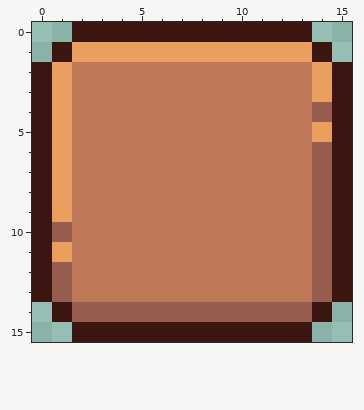
Pixel-art sprite -- Project/Client/projectGOYA/Assets/Resources/UI/img_ui_button.png. The first picture shows the starting point.
The file is 16x16 pixels. Colours within 5 levels of each other are drawn and written as one.
New version:
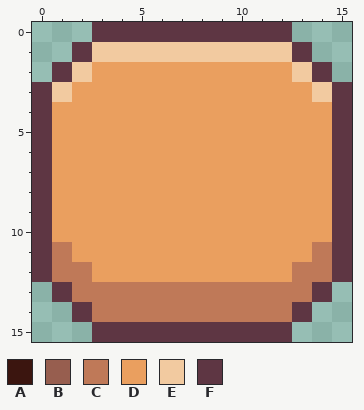
Palette (. is transparent): A #3b150f  B #975e4f  C #bf7958  D #ea9f5f  E #f2caa0  F #5e3643
From old to new:
@@ x 0..15 @@
- 0 ..AAAAAAAAAAAA..
- 1 .ADDDDDDDDDDDDA.
- 2 ADCCCCCCCCCCCCDA
- 3 ADCCCCCCCCCCCCDA
- 4 ADCCCCCCCCCCCCBA
- 5 ADCCCCCCCCCCCCDA
- 6 ADCCCCCCCCCCCCBA
- 7 ADCCCCCCCCCCCCBA
- 8 ADCCCCCCCCCCCCBA
- 9 ADCCCCCCCCCCCCBA
-10 ABCCCCCCCCCCCCBA
-11 ADCCCCCCCCCCCCBA
-12 ABCCCCCCCCCCCCBA
-13 ABCCCCCCCCCCCCBA
-14 .ABBBBBBBBBBBBA.
-15 ..AAAAAAAAAAAA..
+ 0 ...FFFFFFFFFF...
+ 1 ..FEEEEEEEEEEF..
+ 2 .FEDDDDDDDDDDEF.
+ 3 FEDDDDDDDDDDDDEF
+ 4 FDDDDDDDDDDDDDDF
+ 5 FDDDDDDDDDDDDDDF
+ 6 FDDDDDDDDDDDDDDF
+ 7 FDDDDDDDDDDDDDDF
+ 8 FDDDDDDDDDDDDDDF
+ 9 FDDDDDDDDDDDDDDF
+10 FDDDDDDDDDDDDDDF
+11 FCDDDDDDDDDDDDCF
+12 FCCDDDDDDDDDDCCF
+13 .FCCCCCCCCCCCCF.
+14 ..FCCCCCCCCCCF..
+15 ...FFFFFFFFFF...
Changed places in both pictures, as pixel boxes (x1, y1, x2, y2):
changed: (32, 22, 352, 342)
